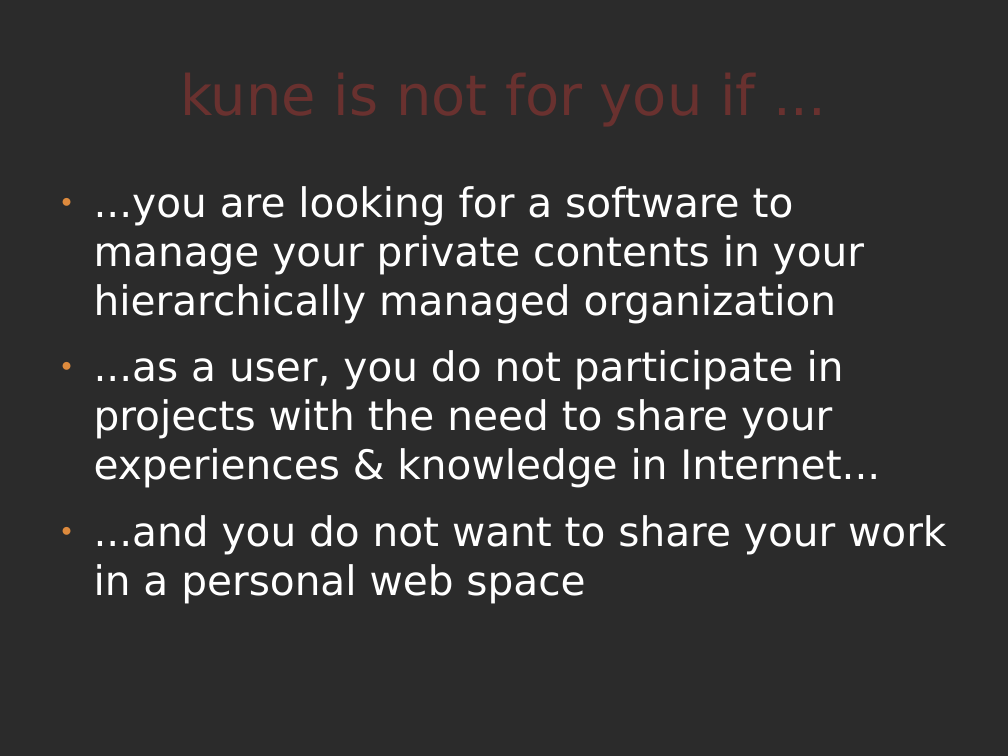
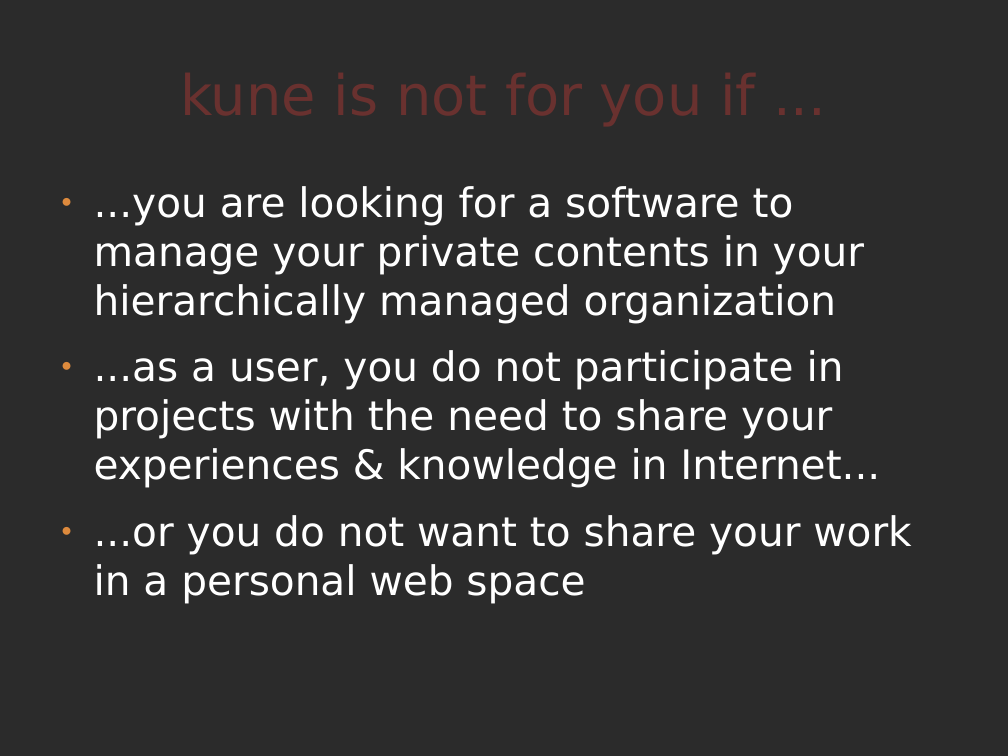
Before and after one commit to comunes/kune, a slide deck: slide 18 of doc/kune-dic-08.odp. Drawn at 1008x756 pixels with LibreOffice and Linux fonts; fonts in the diff are those of the drawing; background and template pictures are left out; a plain dark background stands for a picture behind light text. Boxes give left, top, right and bottom in pixels: in the first picture for what was removed or moved away, otherwise in the second. Text is boxed around its words. In the diff, an @@ line names an element or a change of style, - is before the commit and + after.

```diff
--- a/doc/kune-dic-08.odp
+++ b/doc/kune-dic-08.odp
@@ text at [94, 515, 911, 603]: text changed @@
-● ...and you do not want to share your work in a personal web space
+● ...or you do not want to share your work in a personal web space
```
Also in this commit, not shown: 6 other slides changed, 1 slide added, 45 other files.
